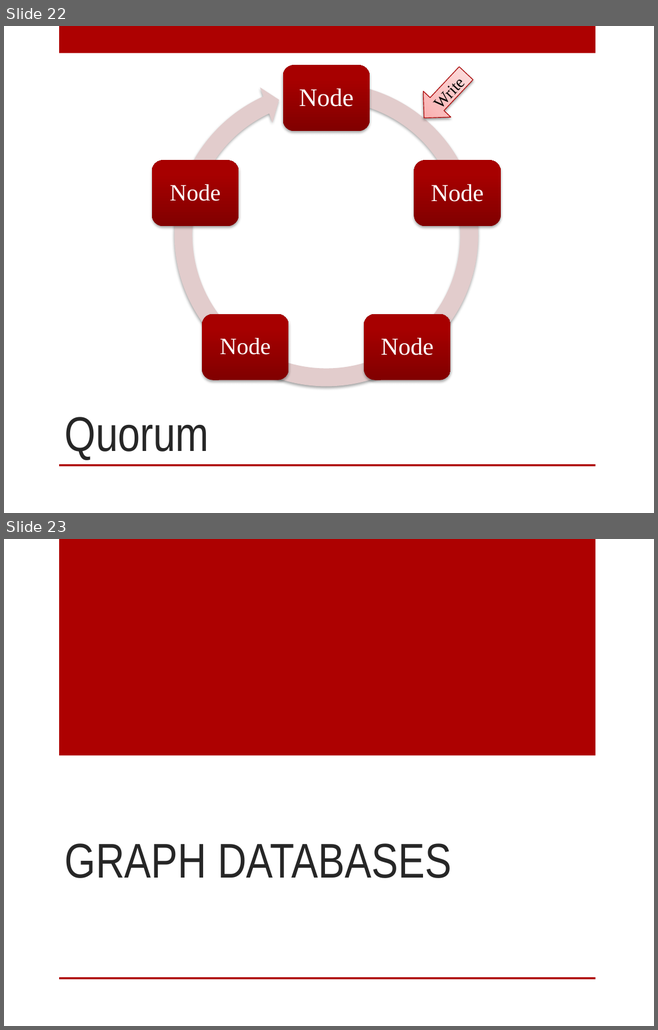
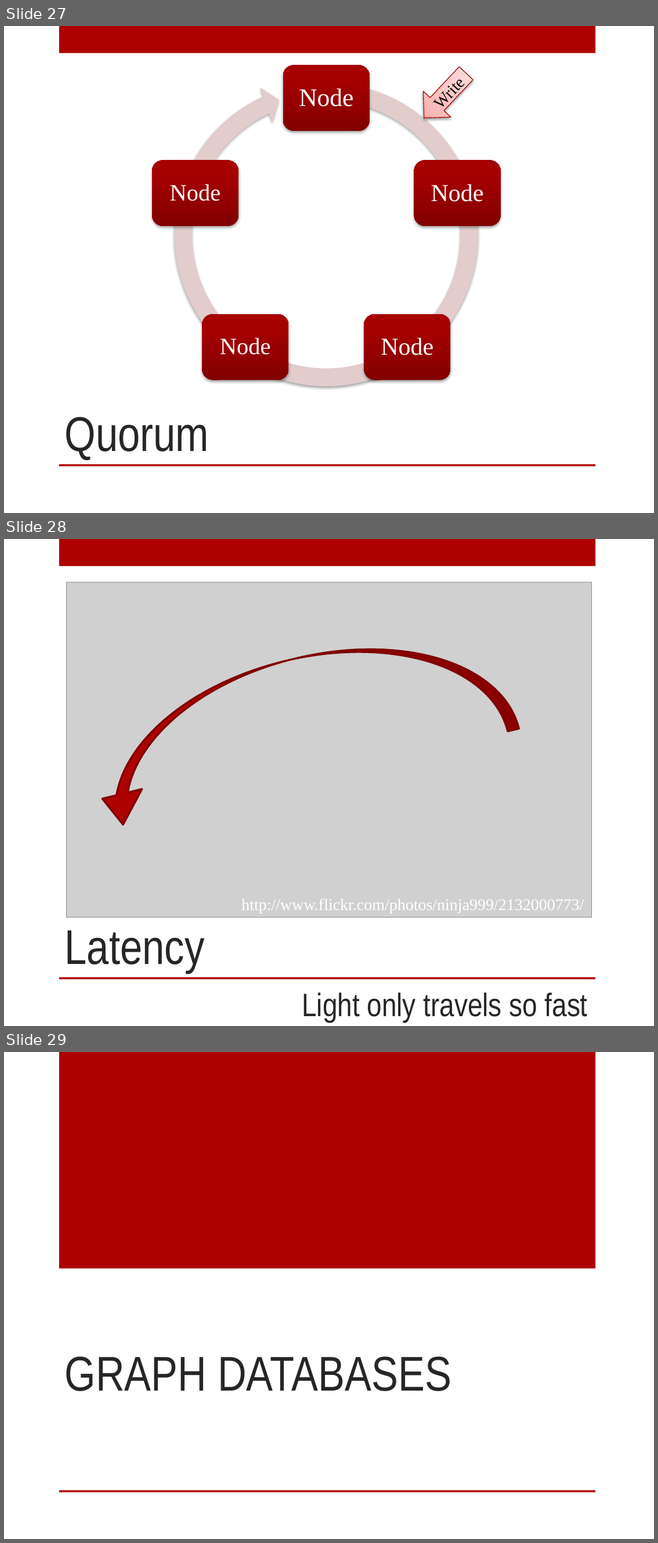
Before and after one commit to digitalBush/nosql-smackdown-talk, a slide deck: nosql-smackdown.pptx. Shown one above the other, each under a label of ours: slides 22 and 23 before the commit, slides 27, 28 and 29 after it. The pictures are 658x1030 and 658x1543 pixels, drawn with LibreOffice and Linux fonts; fonts in the diff are those of the drawing; grey boxes stand for pictures. Boxes give left, top, right and bottom in pixels: in the first picture for what was removed or moved away, otherwise in the second. Text is boxed around its words. In the diff, an @@ line names an element or a change of style, - is before the commit and + after.

```diff
--- a/nosql-smackdown.pptx
+++ b/nosql-smackdown.pptx
@@ slide 28 added at (x1=4, y1=539, x2=654, y2=1026), background #FFFFFF; not listed: 2 template elements that a slide beside it also shows @@
@@ picture added at (x1=67, y1=582, x2=591, y2=918) @@
@@ curved down arrow added at (x1=74, y1=611, x2=518, y2=830), fill #AD0101, outline #800101 2 pt @@
@@ text added at (x1=241, y1=899, x2=583, y2=913), 18 pt, text #FFFFFF @@
+http://www.flickr.com/photos/ninja999/2132000773/
@@ title added at (x1=65, y1=931, x2=205, y2=973), 54 pt, text #262626 @@
+Latency
@@ text added at (x1=302, y1=993, x2=587, y2=1022), 36 pt, text #262626 @@
+Light only travels so fast
@@ what was slide 22 is now slide 27 @@
@@ what was slide 23 is now slide 29 @@
```
Also in this commit, not shown: 5 other slides added.
